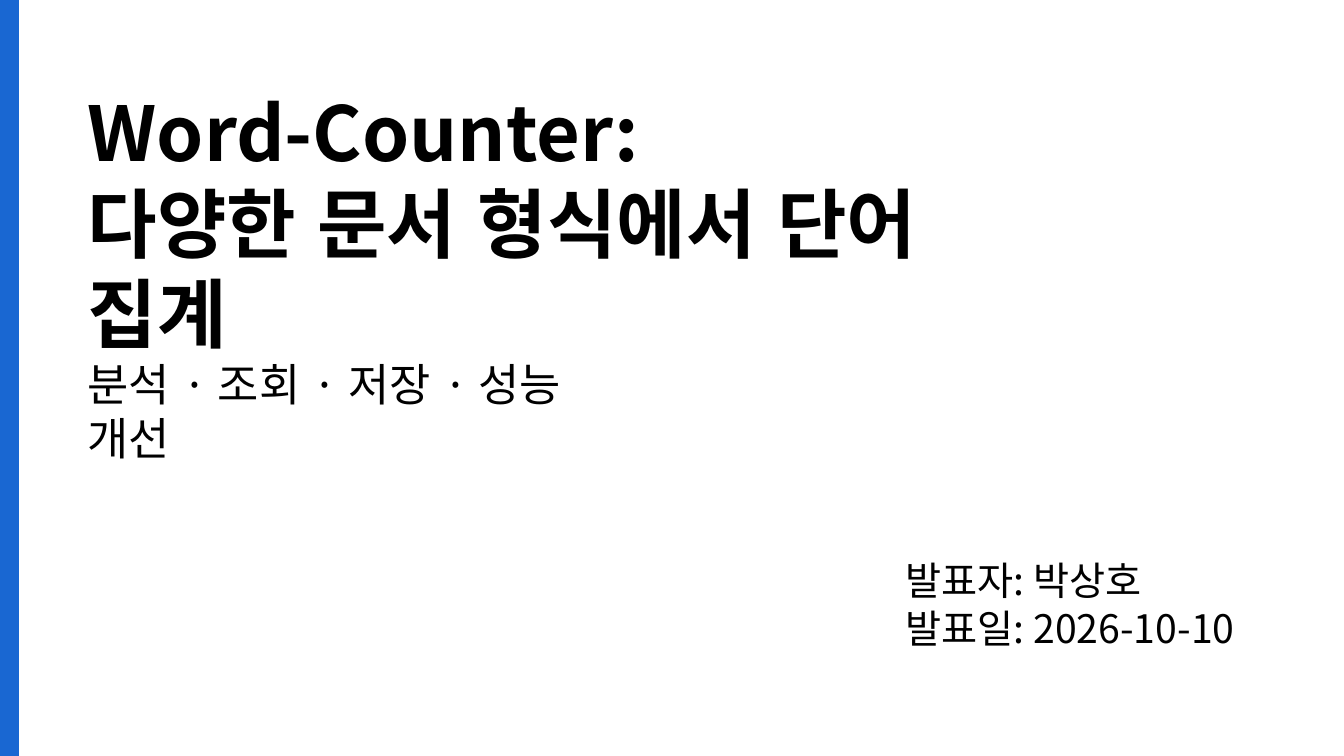
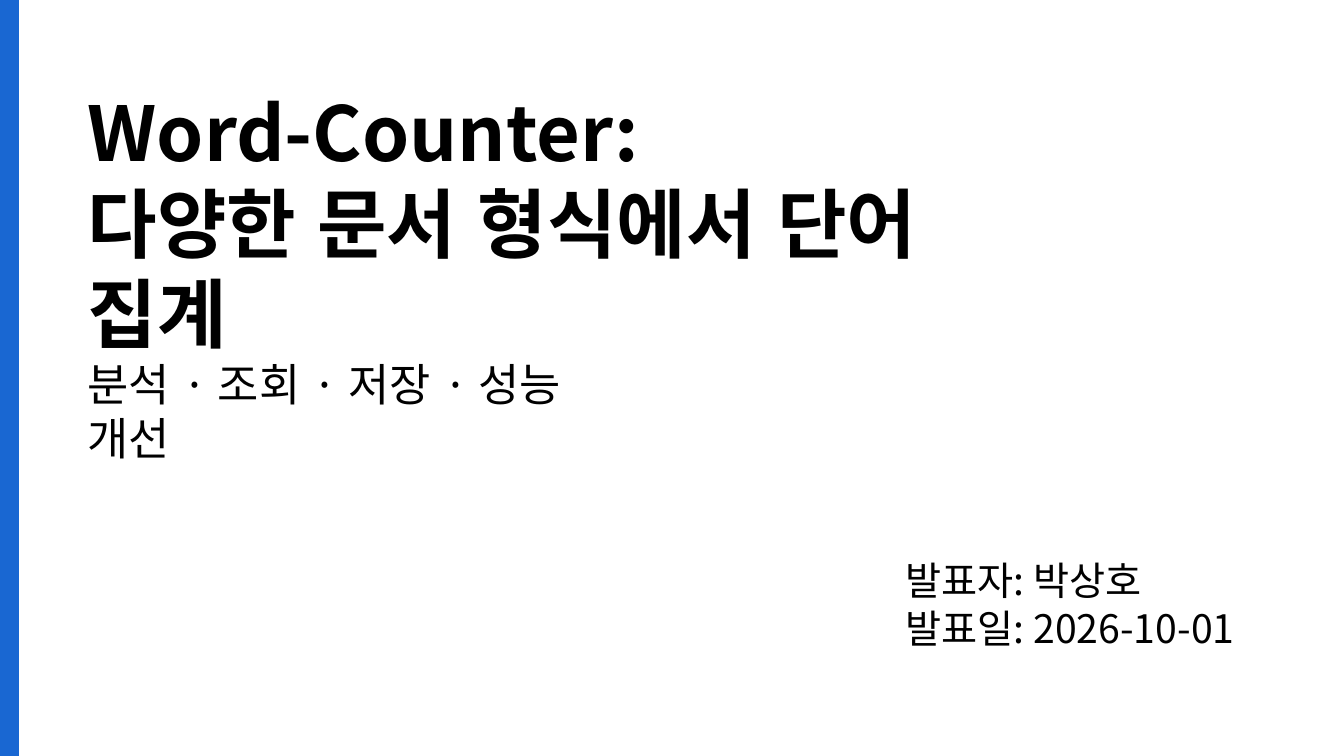
Before and after one commit to tkdgh816/java-learning, a slide deck: slide 1 of java-word-counter/java-word-counter_발표자료_2026-10-01.pptx. Drawn at 1344x756 pixels with LibreOffice and Linux fonts; fonts in the diff are those of the drawing. Boxes give left, top, right and bottom in pixels: in the first picture for what was removed or moved away, otherwise in the second. Text is boxed around its words. In the diff, an @@ line names an element or a change of style, - is before the commit and + after.

Commit message:
wordcounter: 발표자료 오타 수정

```diff
--- a/java-word-counter/java-word-counter_발표자료_2026-10-01.pptx
+++ b/java-word-counter/java-word-counter_발표자료_2026-10-01.pptx
@@ text at (x1=906, y1=610, x2=1234, y2=646): text changed @@
-발표일: 2026-10-10
+발표일: 2026-10-01
```
Also in this commit, not shown: 3 other files.
